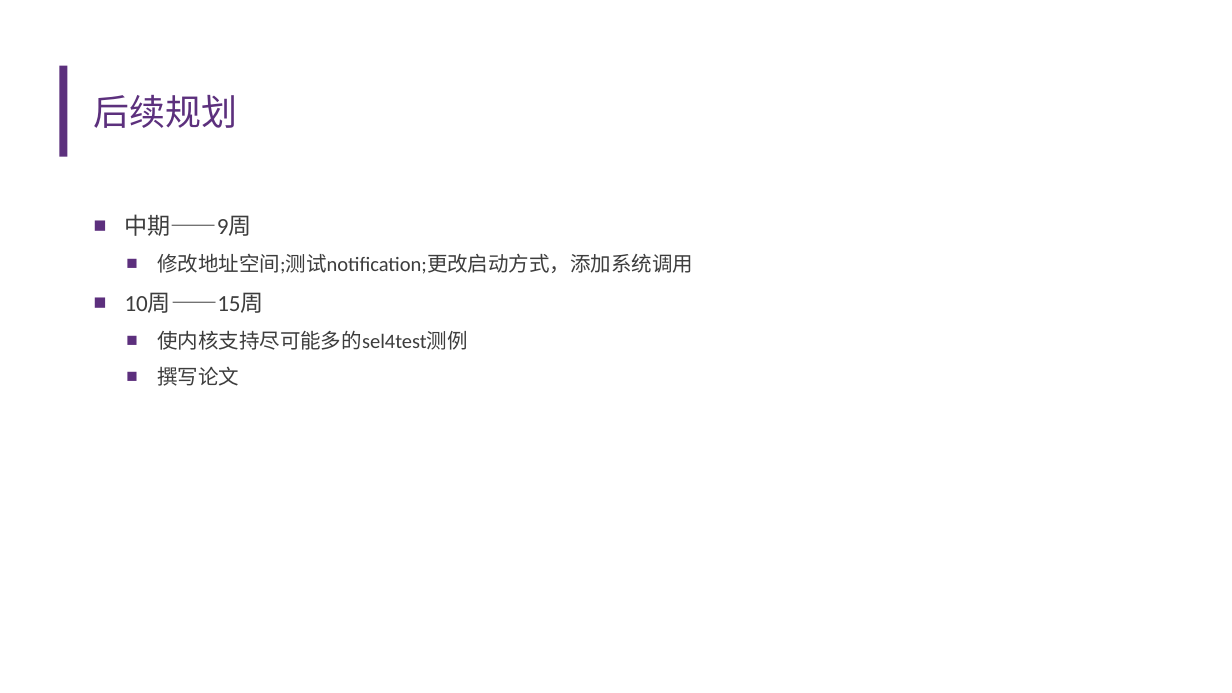
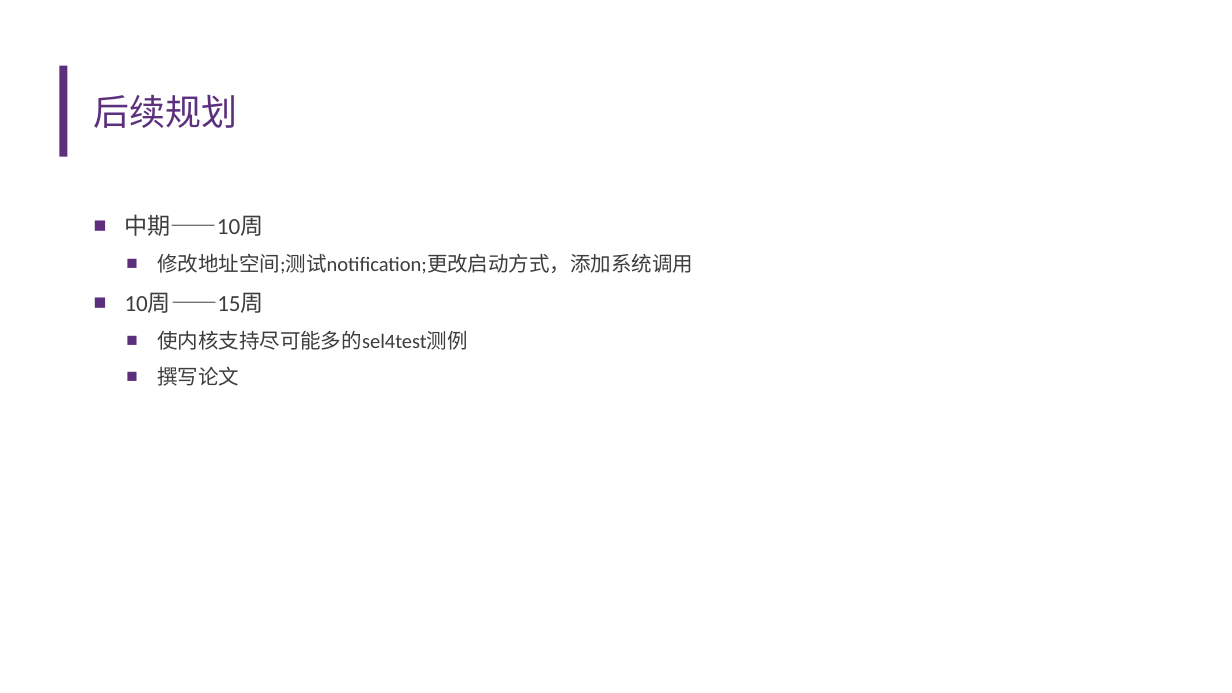
Before and after one commit to llh730/seL4-rust-implement, a slide deck: slide 12 of record/中期答辩——李龙昊.pptx (slide 13 before the commit). Drawn at 1232x693 pixels with LibreOffice and Linux fonts; fonts in the diff are those of the drawing; background and template pictures are left out. Boxes give left, top, right and bottom in pixels: in the first picture for what was removed or moved away, otherwise in the second. Text is boxed around its words. In the diff, an @@ line names an element or a change of style, - is before the commit and + after.

```diff
--- a/record/中期答辩——李龙昊.pptx
+++ b/record/中期答辩——李龙昊.pptx
@@ text at box(125, 214, 264, 236): text changed @@
-■ 中期——9周
+■ 中期——10周
```
Also in this commit, not shown: 7 other slides changed, 1 slide removed, 9 other files.
